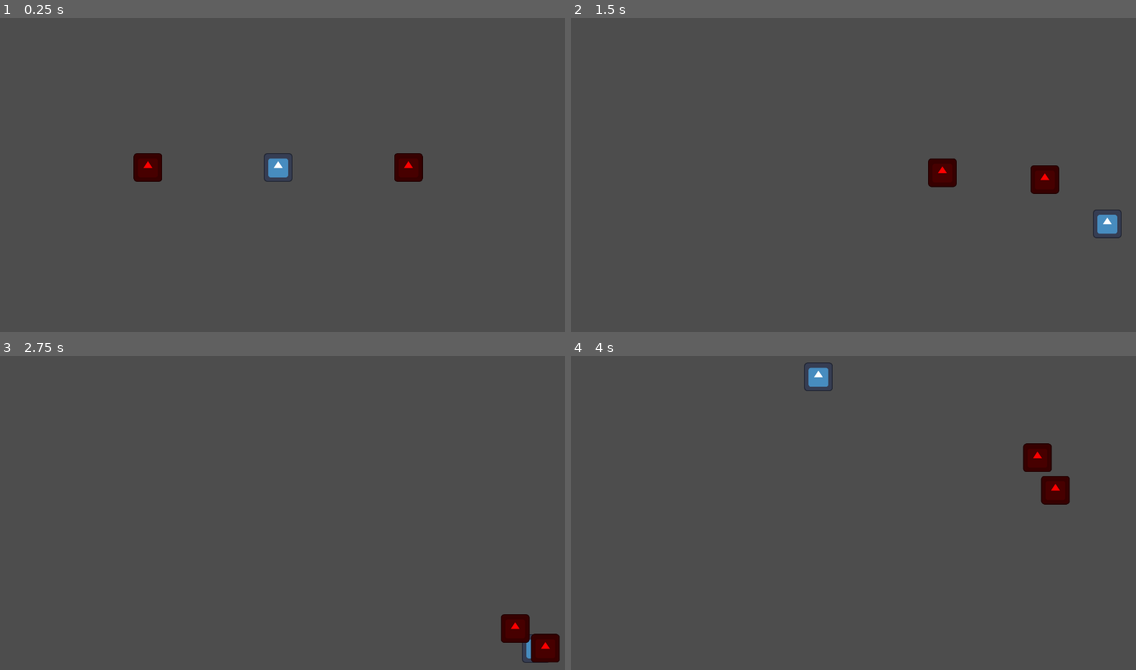
Above: before the commit, frames 1-4 (two rows, left to right).
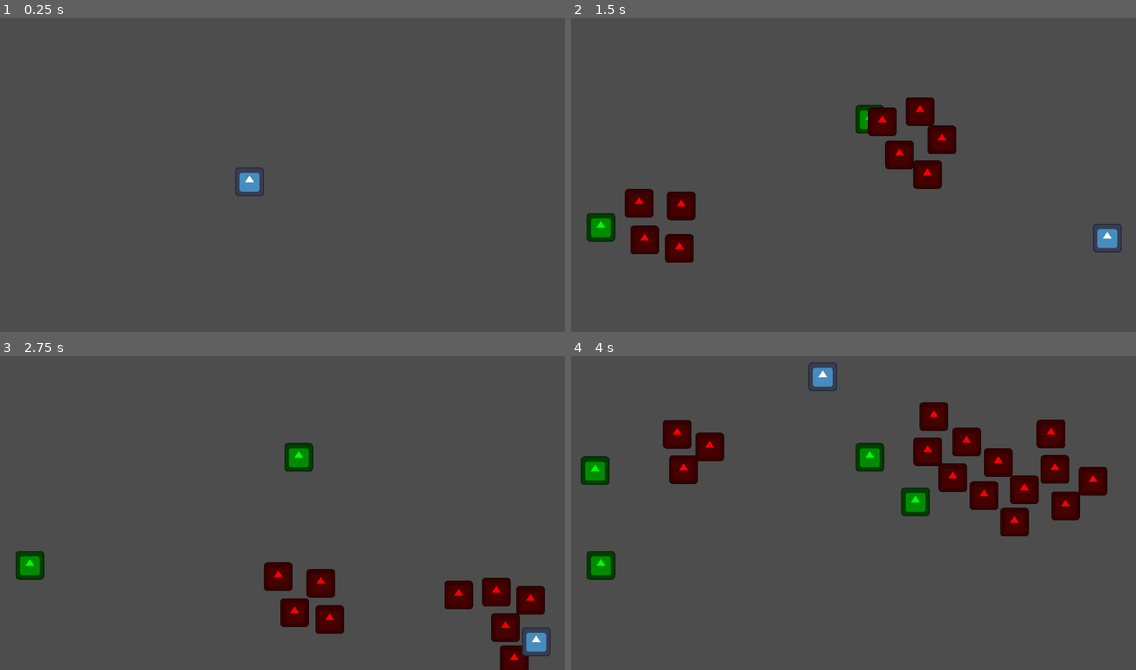
Above: after the commit, the same moments.

Repository: 0ctodice/GMTK-2026
Game: Godot game, scene res://Scene/world.tscn
The game is run twice, just before and just after one commit, with the same random seed, the same clock (stepped at 60 frames per second) and the same inputs. The engine's default icon, where the game draws it, is replaced by a stand-in: a white triangle on a blue panel in a dark square.
Inputs:
- Up to frame 1 (0.25 s): no input
- Up to frame 2 (1.5 s): hold D (move_right) 0.53-1.28 s; tap Space (dash) at 0.6, 1.35 s; hold S (move_down) from 1.28 s (still down)
- Up to frame 3 (2.75 s): release S (move_down) at 2.03 s; hold D (move_right) from 2.03 s (still down); tap Space (dash) at 2.1 s
- Up to frame 4 (4 s): release D (move_right) at 2.78 s; hold W (move_up) 2.78-3.53 s; tap Space (dash) at 2.85, 3.6 s; hold A (move_left) from 3.53 s (still down)

The runs differ from the first frame. In frame 1, 1.5% of the frame differs, in the area x 23-75%, y 43-57%; in frame 2, 5.8%; in frame 3, 5.4%; in frame 4, 9.1%, in the area x 1-95%, y 2-72%.

Commit message:
Spawn aleatoire tout les X temps

Diff:
--- a/Scene/base_enemy.tscn
+++ b/Scene/base_enemy.tscn
@@ -23,3 +23,4 @@
 path_desired_distance = 16.0
 target_desired_distance = 16.0
 avoidance_enabled = true
+neighbor_distance = 20.0
--- /dev/null
+++ b/Scene/game_manager.tscn
@@ -0,0 +1,11 @@
+[gd_scene format=3 uid="uid://copfvkcl5x44x"]
+
+[ext_resource type="Script" uid="uid://calldw2uy72js" path="res://Script/game_manager.gd" id="1_5n28g"]
+[ext_resource type="PackedScene" uid="uid://q0ny5culue5d" path="res://Scene/spawn.tscn" id="2_ostif"]
+
+[node name="GameManager" type="Node2D" unique_id=1444721510]
+script = ExtResource("1_5n28g")
+spawn_scene = ExtResource("2_ostif")
+
+[node name="SpawnTimer" type="Timer" parent="." unique_id=1490959029]
+autostart = true
--- /dev/null
+++ b/Scene/spawn.tscn
@@ -0,0 +1,14 @@
+[gd_scene format=3 uid="uid://q0ny5culue5d"]
+
+[ext_resource type="Texture2D" uid="uid://c62cs0p6r37b0" path="res://icon.svg" id="1_5vypo"]
+[ext_resource type="Script" uid="uid://cc01gvp0s0apd" path="res://Script/spawn.gd" id="1_cbgb2"]
+[ext_resource type="PackedScene" uid="uid://hfohyucspmmc" path="res://Scene/base_enemy.tscn" id="2_2eiye"]
+
+[node name="Spawn" type="Node2D" unique_id=820037076]
+script = ExtResource("1_cbgb2")
+enemy_scene = ExtResource("2_2eiye")
+
+[node name="Sprite2D" type="Sprite2D" parent="." unique_id=1617440005]
+modulate = Color(0, 1, 0, 1)
+scale = Vector2(0.125, 0.125)
+texture = ExtResource("1_5vypo")
--- a/Scene/world.tscn
+++ b/Scene/world.tscn
@@ -1,14 +1,16 @@
 [gd_scene format=3 uid="uid://ci3smpy3bgtyl"]
 
+[ext_resource type="PackedScene" uid="uid://copfvkcl5x44x" path="res://Scene/game_manager.tscn" id="1_dlwip"]
 [ext_resource type="PackedScene" uid="uid://dgil5o3d8ni15" path="res://Scene/player.tscn" id="1_emx41"]
-[ext_resource type="PackedScene" uid="uid://hfohyucspmmc" path="res://Scene/base_enemy.tscn" id="2_dlwip"]
 
 [sub_resource type="NavigationPolygon" id="NavigationPolygon_emx41"]
-vertices = PackedVector2Array(294, 158, 26, 158, 26, 26, 294, 26)
+vertices = PackedVector2Array(310, 174, 10, 174, 10, 10, 310, 10)
 polygons = Array[PackedInt32Array]([PackedInt32Array(0, 1, 2, 3)])
-outlines = Array[PackedVector2Array]([PackedVector2Array(16, 16, 304, 16, 304, 168, 16, 168)])
+outlines = Array[PackedVector2Array]([PackedVector2Array(0, 0, 320, 0, 320, 184, 0, 184)])
 
 [node name="World" type="Node2D" unique_id=631941428]
+
+[node name="GameManager" parent="." unique_id=1444721510 instance=ExtResource("1_dlwip")]
 
 [node name="NavigationRegion2D" type="NavigationRegion2D" parent="." unique_id=1698914814]
 navigation_polygon = SubResource("NavigationPolygon_emx41")
@@ -19,10 +21,4 @@
 polygon = PackedVector2Array(8, 176, 312, 176, 312, 8, 8, 8, 8, 184, -8, 184, -24, -16, 192, -16, 384, 0, 352, 144, 344, 224, 256, 248, 8, 184)
 
 [node name="Player" parent="." unique_id=370329021 instance=ExtResource("1_emx41")]
-position = Vector2(160, 88)
-
-[node name="BaseEnemy" parent="." unique_id=374939552 instance=ExtResource("2_dlwip")]
-position = Vector2(256, 88)
-
-[node name="BaseEnemy2" parent="." unique_id=1294570825 instance=ExtResource("2_dlwip")]
-position = Vector2(64, 88)
+position = Vector2(144, 96)
--- /dev/null
+++ b/Script/game_manager.gd
@@ -0,0 +1,26 @@
+extends Node2D
+
+@export var spawn_scene: PackedScene
+@export var enemy_sprite_size: Vector2 = Vector2.ONE * 16
+@onready var spawn_timer: Timer = $SpawnTimer
+
+var rng: RandomNumberGenerator
+var screen_size: Vector2
+# Called when the node enters the scene tree for the first time.
+func _ready():
+	rng = RandomNumberGenerator.new()
+	screen_size = get_viewport().get_visible_rect().size
+	spawn_timer.timeout.connect(_create_spawners)
+
+func _create_spawners():
+	var spawn_number: int = rng.randi_range(1, 3)
+
+	for i in range(spawn_number):
+		var rand_x = rng.randf_range(enemy_sprite_size.x, screen_size.x - enemy_sprite_size.x)
+		var rand_y = rng.randf_range(enemy_sprite_size.y, screen_size.y - enemy_sprite_size.y)
+
+		var spawn_instance = spawn_scene.instantiate()
+		spawn_instance.global_position = Vector2(rand_x, rand_y)
+		add_child(spawn_instance)
+
+	spawn_timer.start(rng.randf_range(1, 5))
--- a/Script/player_movement.gd
+++ b/Script/player_movement.gd
@@ -45,7 +45,6 @@
 
 func _on_hurt_box_body_entered(body: Node2D):
 	var enemy_direction = (body as Enemy).get_last_direction()
-	print(enemy_direction)
 	hurt_box_collision_shape.set_deferred("disabled", true)
 	hurt_box_timer.start()
 	velocity = (velocity + enemy_direction).normalized() * DASH_FACTOR * SPEED
--- /dev/null
+++ b/Script/spawn.gd
@@ -0,0 +1,22 @@
+extends Node2D
+
+@export var enemy_scene: PackedScene
+var rng: RandomNumberGenerator
+
+# Called when the node enters the scene tree for the first time.
+func _ready():
+	rng = RandomNumberGenerator.new()
+	_spawn_enemies()
+
+
+# Called every frame. 'delta' is the elapsed time since the previous frame.
+func _process(delta):
+	pass
+
+func _spawn_enemies():
+	var spawn_number: int = rng.randi_range(1, 5)
+
+	for i in range(spawn_number):
+		var enemy_instance = enemy_scene.instantiate()
+		enemy_instance.global_position = global_position
+		get_parent().add_child(enemy_instance)
Not shown, added: Script/game_manager.gd.uid
Not shown, added: Script/spawn.gd.uid
Not shown, changed: todo.txt
